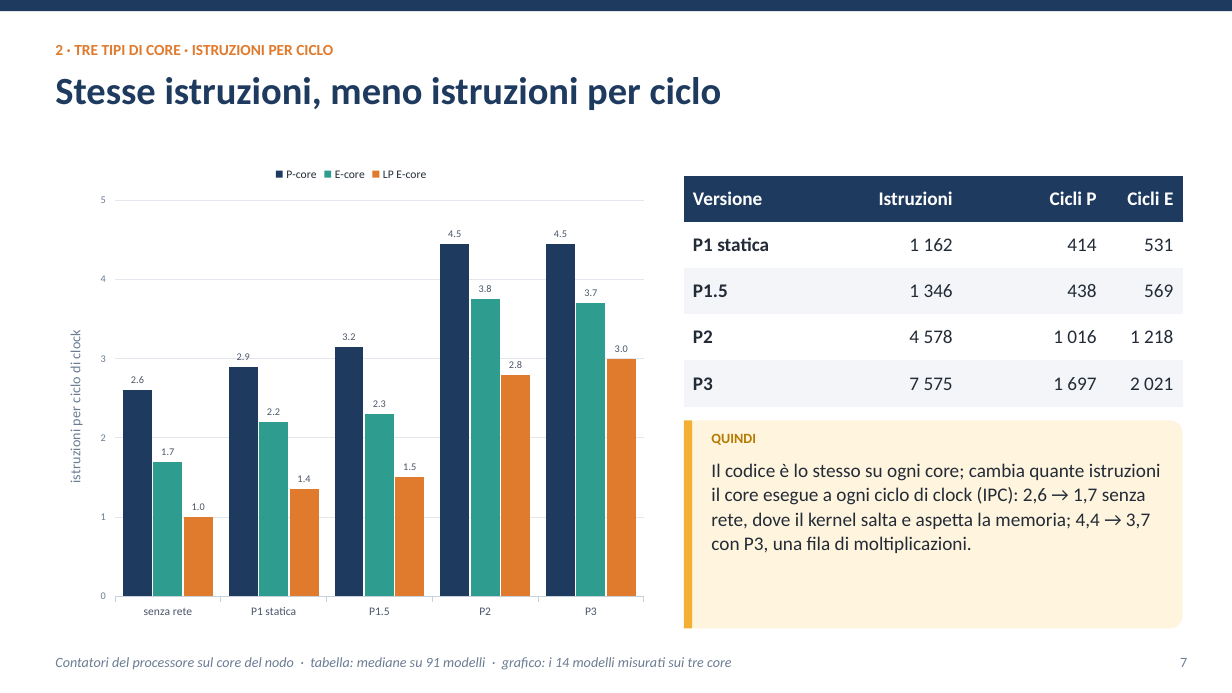
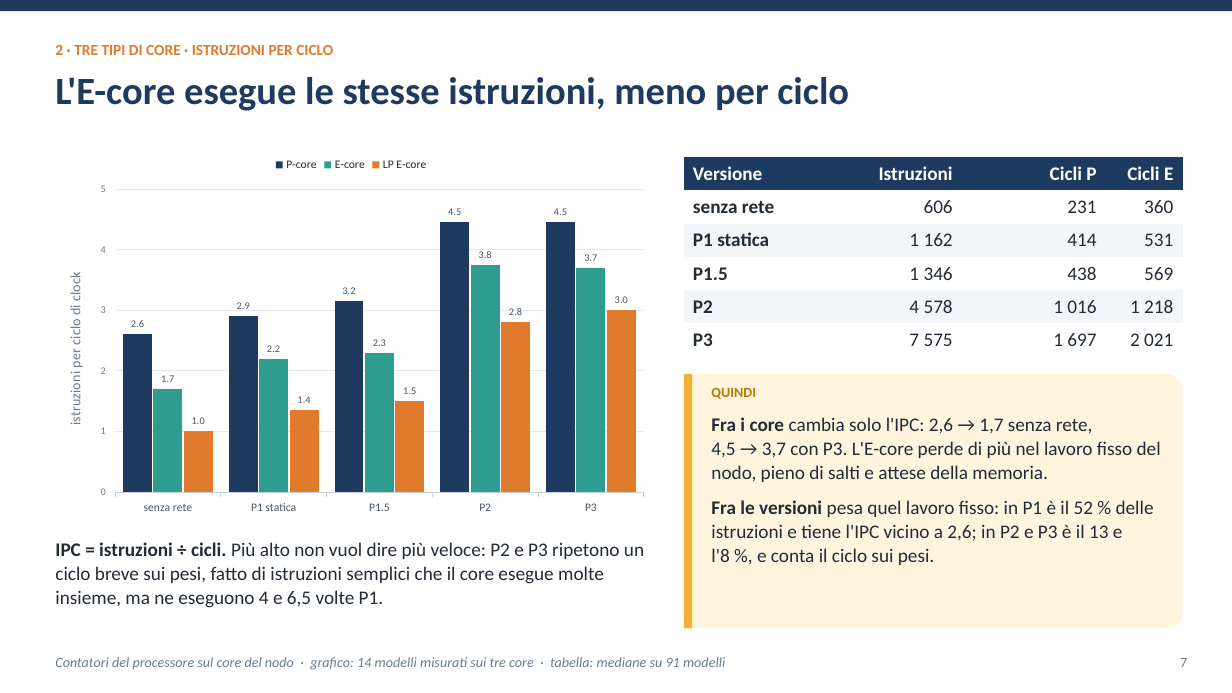
Before and after one commit to ettore-cantile/ipa_lab, a slide deck: slide 7 of docs/Inferenza di una rete neurale nel kernel Linux con eBPF XDP.pptx. Drawn at 1232x693 pixels with LibreOffice and Linux fonts; fonts in the diff are those of the drawing. Boxes give left, top, right and bottom in pixels: in the first picture for what was removed or moved away, otherwise in the second. Text is boxed around its words. In the diff, an @@ line names an element or a change of style, - is before the commit and + after.

```diff
--- a/docs/Inferenza di una rete neurale nel kernel Linux con eBPF XDP.pptx
+++ b/docs/Inferenza di una rete neurale nel kernel Linux con eBPF XDP.pptx
@@ text at (55, 77, 849, 111): text changed @@
-Stesse istruzioni, meno istruzioni per ciclo
+L'E-core esegue le stesse istruzioni, meno per ciclo
@@ column chart at (46, 148, 656, 522) @@
@@ value axis changed @@
@@ column chart: place and size @@
-column chart at (46, 157, 656, 628)
+column chart at (46, 148, 656, 522)
@@ table at (684, 157, 1183, 357) @@
+row 2: senza rete | 606 | 231 | 360
@@ table: place and size @@
-table at (684, 176, 1183, 407)
+table at (684, 157, 1183, 357)
@@ rounded rectangle: place and size @@
-rounded rectangle at (684, 421, 1183, 628)
+rounded rectangle at (684, 374, 1183, 628)
@@ rectangle: place and size @@
-rectangle at (684, 421, 692, 628)
+rectangle at (684, 374, 692, 628)
@@ text "QUINDI": place and size @@
-text "QUINDI" at (711, 433, 756, 445)
+text "QUINDI" at (711, 387, 756, 399)
@@ text at (711, 417, 1161, 565): text changed @@
-Il codice è lo stesso su ogni core; cambia quante istruzioni il core esegue a ogni ciclo di clock (IPC): 2,6 → 1,7 senza rete, dove il kernel salta e aspetta la memoria; 4,4 → 3,7 con P3, una fila di moltiplicazioni.
+Fra i core cambia solo l'IPC: 2,6 → 1,7 senza rete, 4,5 → 3,7 con P3. L'E-core perde di più nel lavoro fisso del nodo, pieno di salti e attese della memoria.
+Fra le versioni pesa quel lavoro fisso: in P1 è il 52 % delle istruzioni e tiene l'IPC vicino a 2,6; in P2 e P3 è il 13 e l'8 %, e conta il ciclo sui pesi.
@@ text added at (55, 542, 644, 608), 15 pt, text #222B36 @@
+IPC = istruzioni ÷ cicli. Più alto non vuol dire più veloce: P2 e P3 ripetono un ciclo breve sui pesi, fatto di istruzioni semplici che il core esegue molte insieme, ma ne eseguono 4 e 6,5 volte P1.
@@ text at (55, 657, 725, 670): text changed @@
-Contatori del processore sul core del nodo · tabella: mediane su 91 modelli · grafico: i 14 modelli misurati sui tre core
+Contatori del processore sul core del nodo · grafico: 14 modelli misurati sui tre core · tabella: mediane su 91 modelli
```
Also in this commit, not shown: 14 other slides changed, 5 slides removed, 7 other files.
